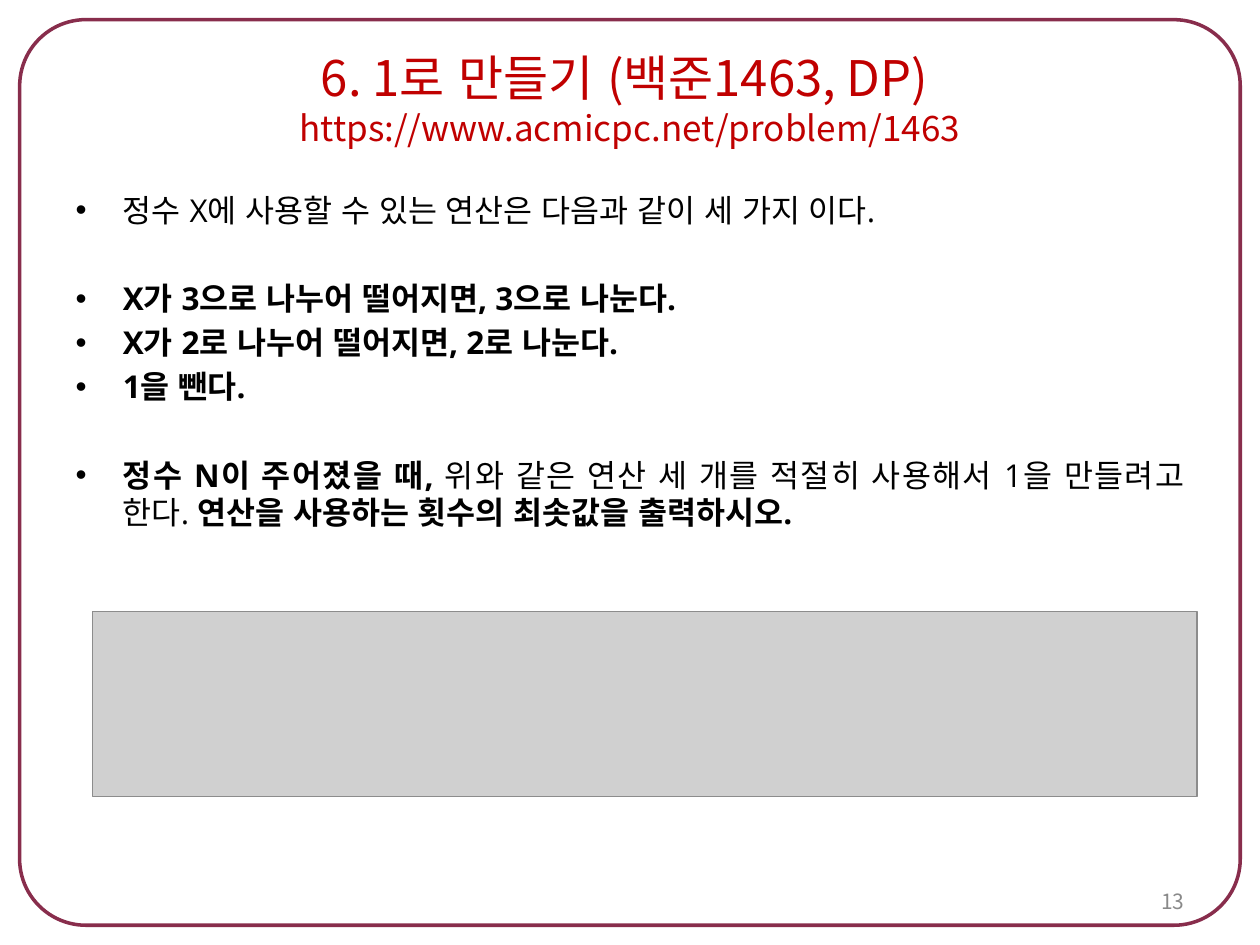
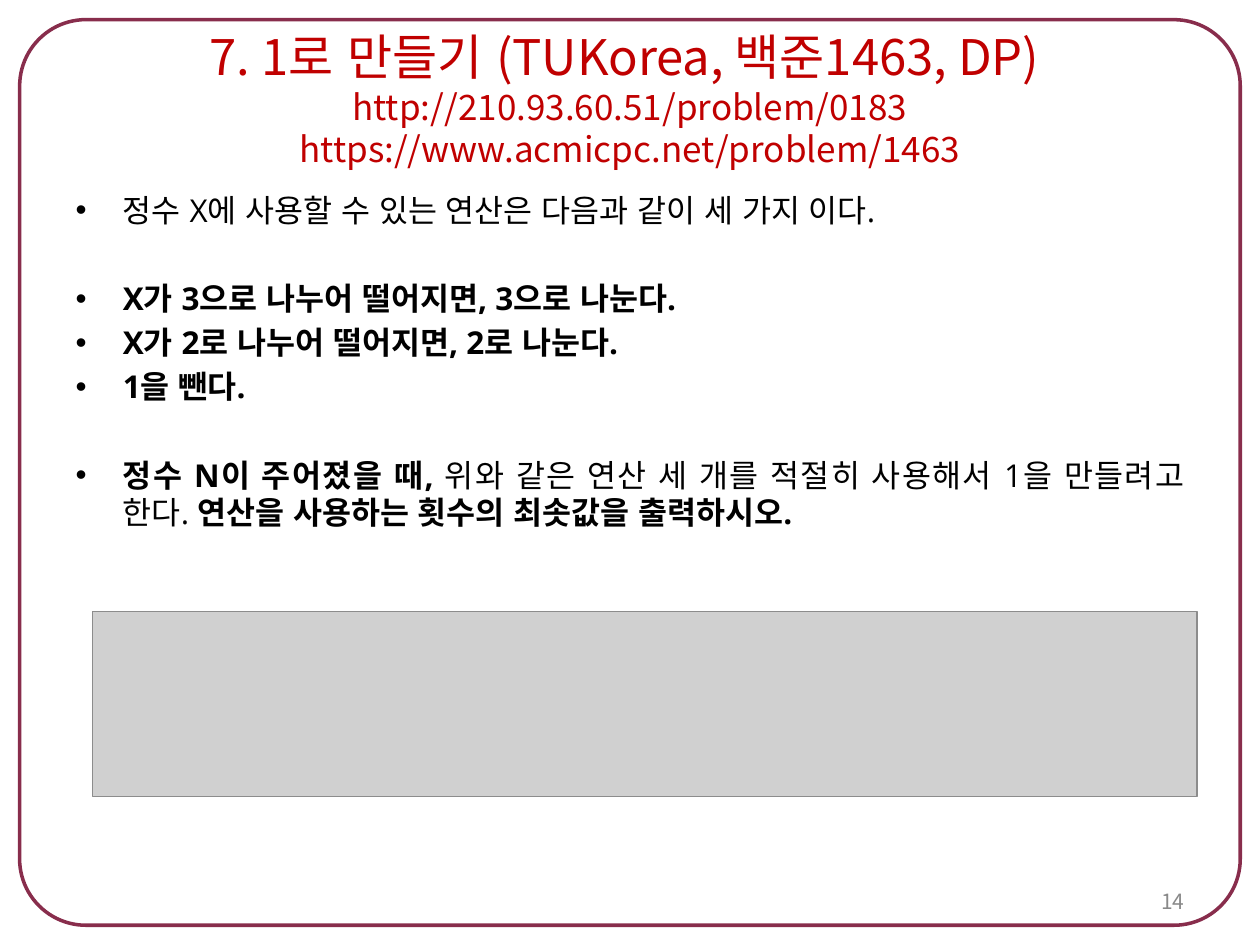
Before and after one commit to tlsdn0403/4-1, a slide deck: slide 14 of 스크립트언어/숙제6. 다이나믹 프로그래밍.pptx (slide 13 before the commit). Drawn at 1260x945 pixels with LibreOffice and Linux fonts; fonts in the diff are those of the drawing; grey boxes stand for pictures. Boxes give left, top, right and bottom in pixels: in the first picture for what was removed or moved away, otherwise in the second. Text is boxed around its words. In the diff, an @@ line names an element or a change of style, - is before the commit and + after.

```diff
--- a/스크립트언어/숙제6. 다이나믹 프로그래밍.pptx
+++ b/스크립트언어/숙제6. 다이나믹 프로그래밍.pptx
@@ title at (210,34,1039,170): text changed @@
-6. 1로 만들기 (백준1463, DP)
-https://www.acmicpc.net/problem/1463
+7. 1로 만들기 (TUKorea, 백준1463, DP)
+http://210.93.60.51/problem/0183
+https://www.acmicpc.net/problem/1463
@@ page number at (1161,893,1184,909): text changed @@
-13
+14
```
Also in this commit, not shown: 3 other slides changed, 2 slides added, 19 other files.
